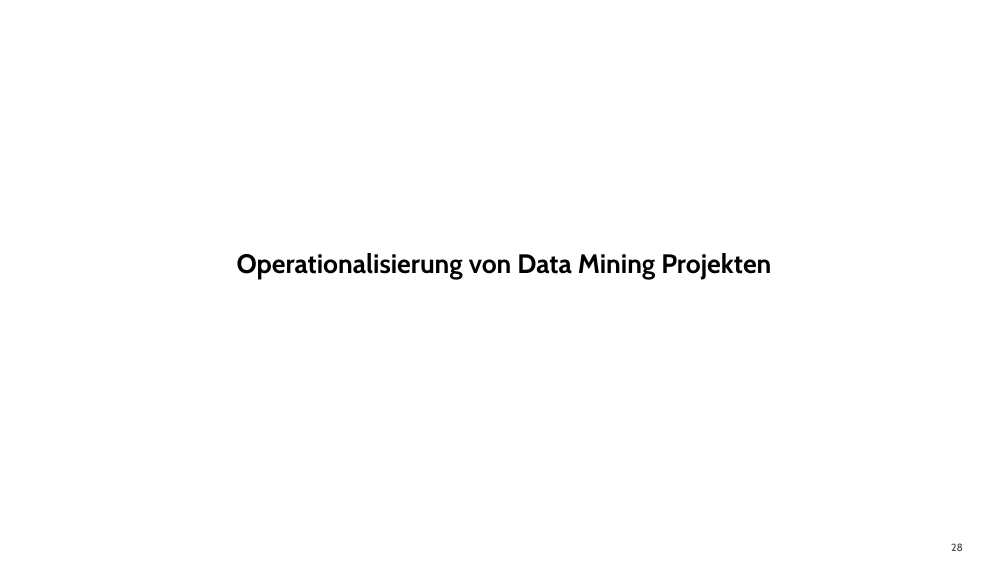
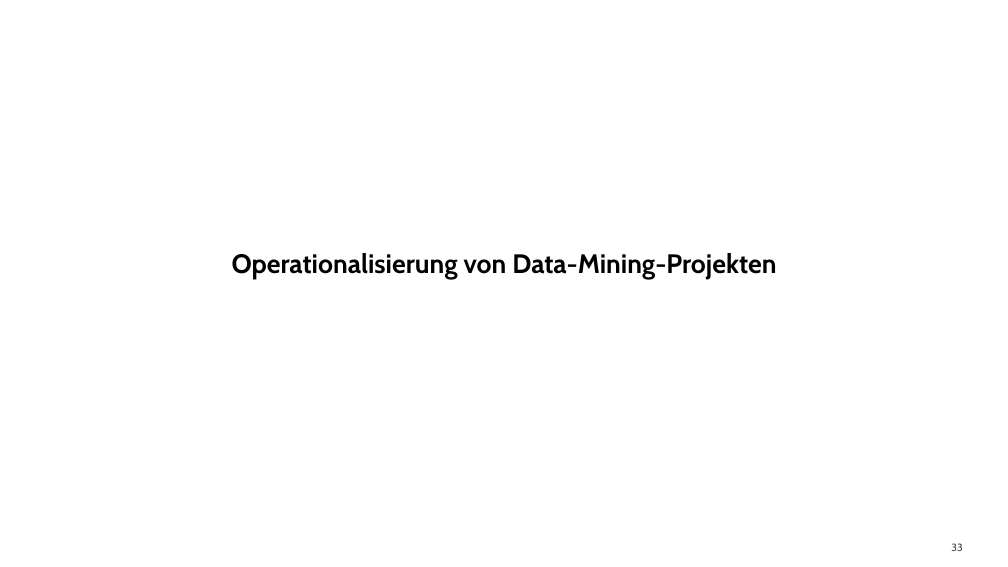
Before and after one commit to franzmohr/intro-data-mining-de, a slide deck: slide 33 of data-mining.odp (slide 28 before the commit). Drawn at 1008x567 pixels with LibreOffice and Linux fonts; fonts in the diff are those of the drawing. Boxes give left, top, right and bottom in pixels: in the first picture for what was removed or moved away, otherwise in the second. Text is boxed around its words. In the diff, an @@ line names an element or a change of style, - is before the commit and + after.

```diff
--- a/data-mining.odp
+++ b/data-mining.odp
@@ title at box(232, 253, 776, 279): text changed @@
-Operationalisierung von Data Mining Projekten
+Operationalisierung von Data-Mining-Projekten
@@ page number at box(951, 543, 962, 551): text changed @@
-28
+33
```
Also in this commit, not shown: 24 other slides changed, 5 slides added, 8 other files.
